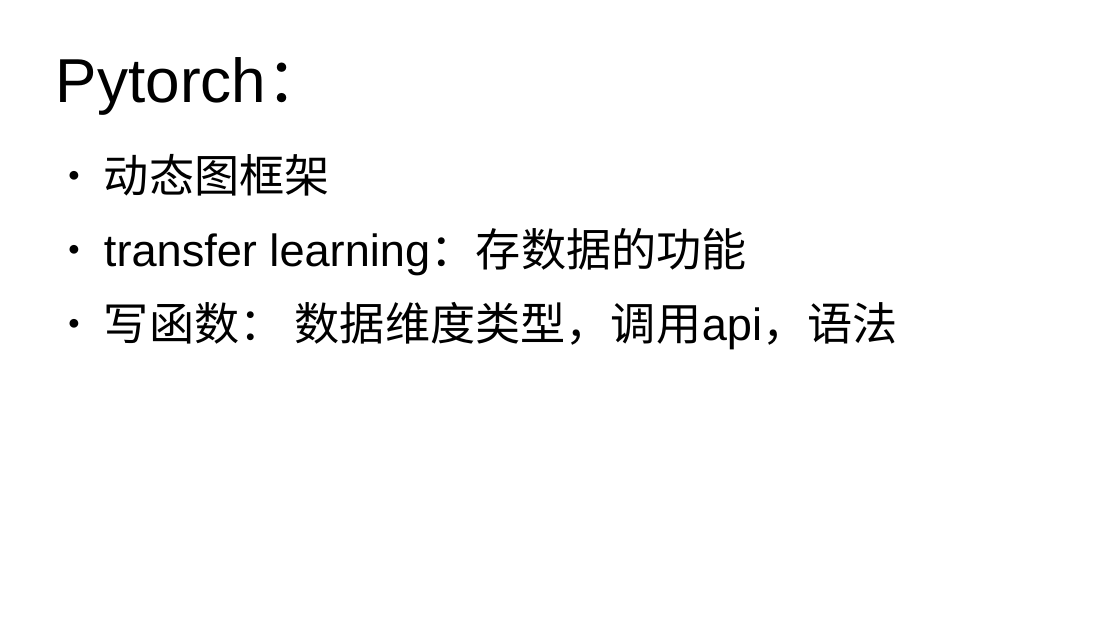
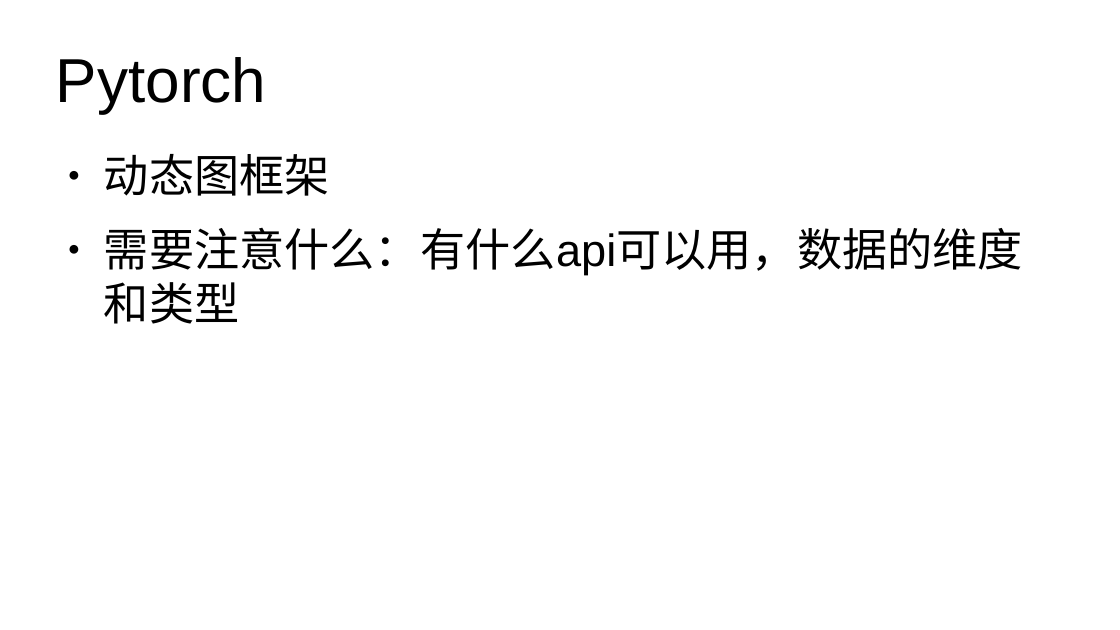
Before and after one commit to henryliuw/Gradient-Adversarial-Transformation-Network, a slide deck: slide 5 of project_note.odp. Drawn at 1120x630 pixels with LibreOffice and Linux fonts; fonts in the diff are those of the drawing. Boxes give left, top, right and bottom in pixels: in the first picture for what was removed or moved away, otherwise in the second. Text is boxed around its words. In the diff, an @@ line names an element or a change of style, - is before the commit and + after.

```diff
--- a/project_note.odp
+++ b/project_note.odp
@@ title at (x1=56, y1=57, x2=266, y2=113): text changed @@
-Pytorch：
+Pytorch
@@ text at (x1=104, y1=228, x2=1023, y2=324): text changed @@
-● transfer learning：存数据的功能
-● 写函数： 数据维度类型，调用api，语法
+● 需要注意什么：有什么api可以用，数据的维度和类型
```
Also in this commit, not shown: 4 other slides changed, 1 slide added.
